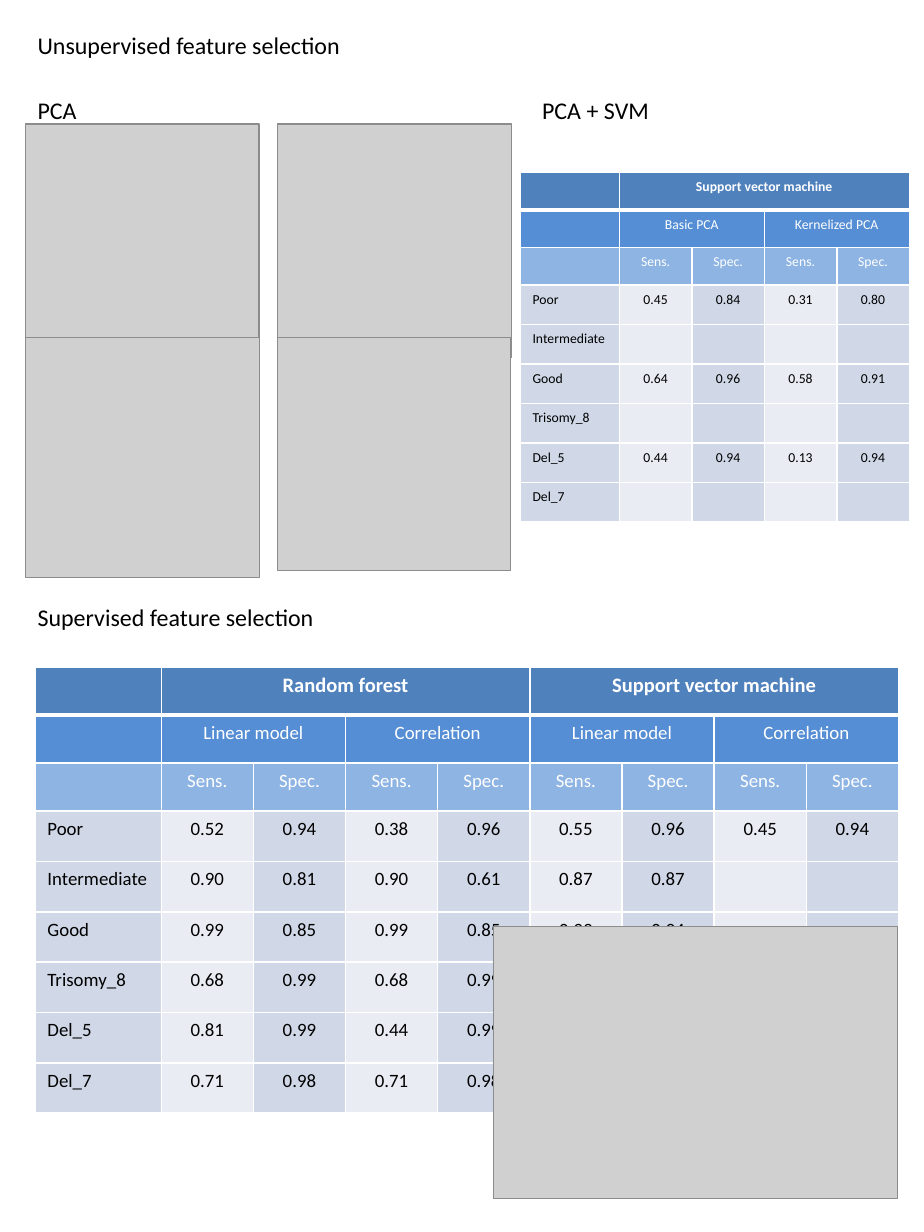
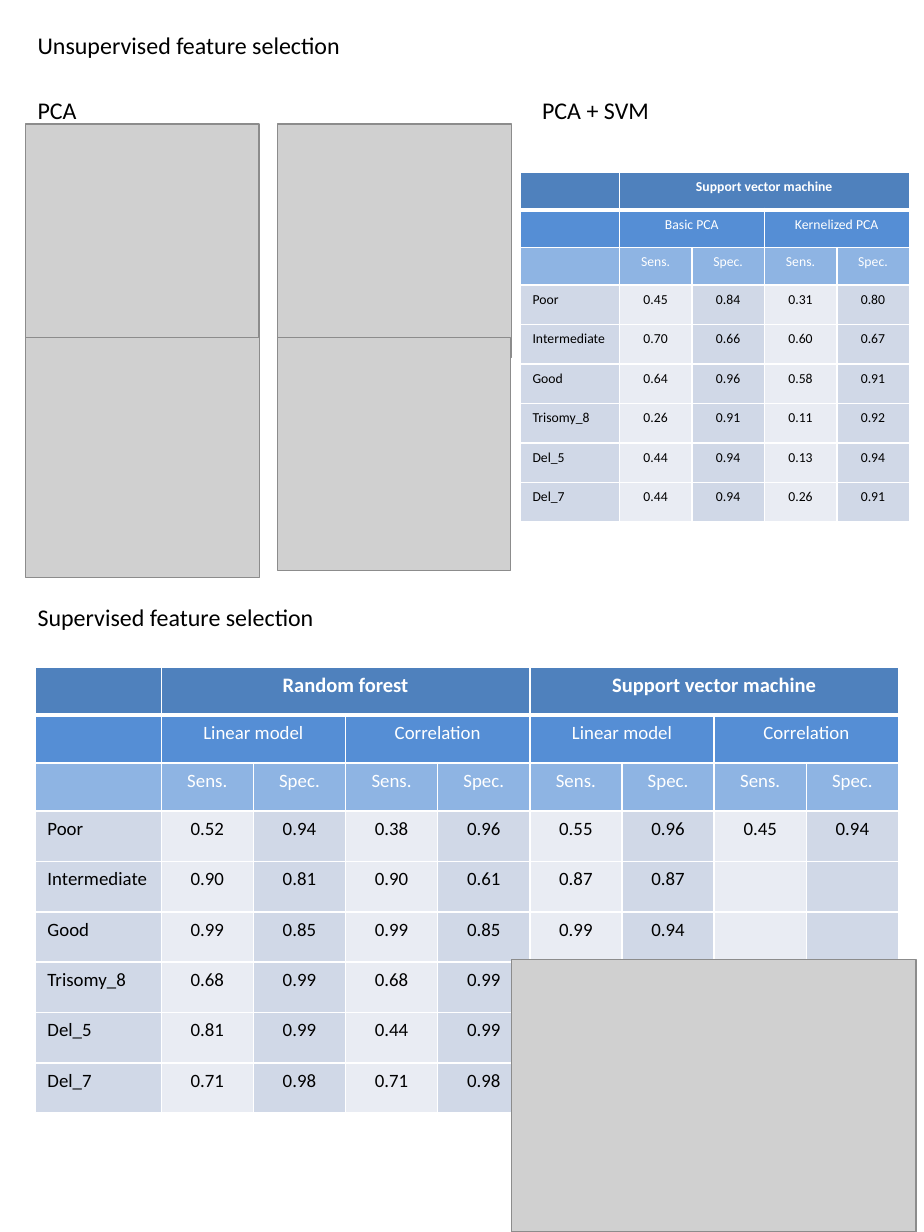
Before and after one commit to rdocking/stat540-group-project-aml-cnv, a slide deck: slide 1 of poster/machine-learning.pptx. Drawn at 924x1232 pixels with LibreOffice and Linux fonts; fonts in the diff are those of the drawing; grey boxes stand for pictures. Boxes give left, top, right and bottom in pixels: in the first picture for what was removed or moved away, otherwise in the second. Text is boxed around its words. In the diff, an @@ line names an element or a change of style, - is before the commit and + after.

Commit message:
-adding some more sens/spec values for PCA analysis

```diff
--- a/poster/machine-learning.pptx
+++ b/poster/machine-learning.pptx
@@ table at [520, 172, 910, 521] @@
-row 5: Intermediate |  |  |  | 
+row 5: Intermediate | 0.70 | 0.66 | 0.60 | 0.67
-row 7: Trisomy_8 |  |  |  | 
+row 7: Trisomy_8 | 0.26 | 0.91 | 0.11 | 0.92
-row 9: Del_7 |  |  |  | 
+row 9: Del_7 | 0.44 | 0.94 | 0.26 | 0.91
@@ picture: place and size @@
-picture at [493, 926, 897, 1199]
+picture at [511, 960, 915, 1232]
```
